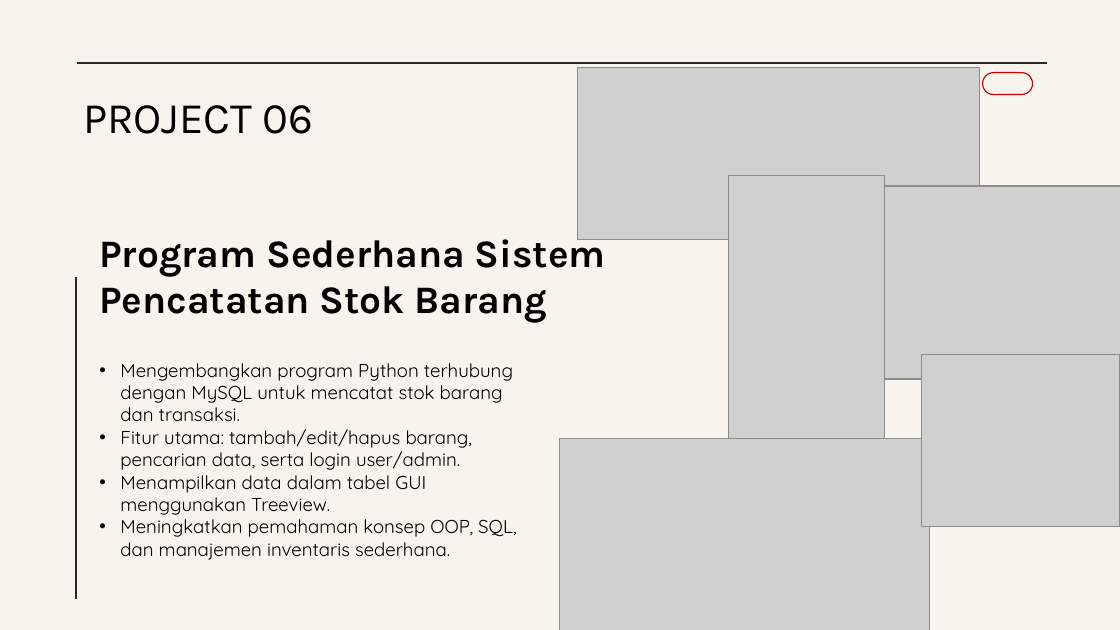
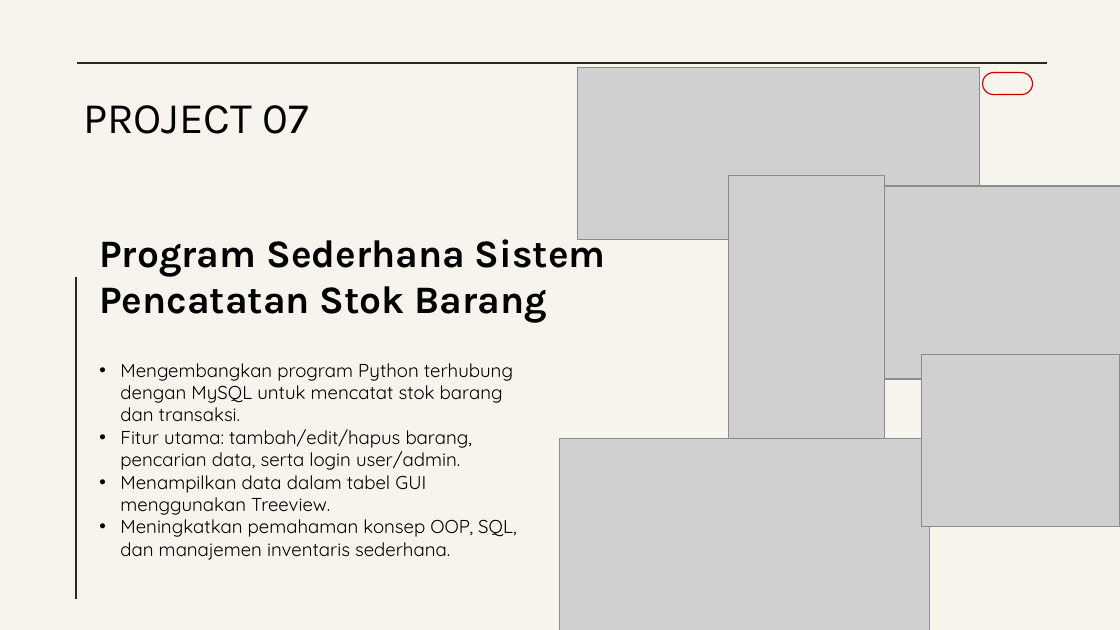
Before and after one commit to DisyaAriza/Project_magang, a slide deck: slide 11 of Portopolio Disya.pptx. Drawn at 1120x630 pixels with LibreOffice and Linux fonts; fonts in the diff are those of the drawing; grey boxes stand for pictures. Boxes give left, top, right and bottom in pixels: in the first picture for what was removed or moved away, otherwise in the second. Text is boxed around its words. In the diff, an @@ line names an element or a change of style, - is before the commit and + after.

```diff
--- a/Portopolio Disya.pptx
+++ b/Portopolio Disya.pptx
@@ title at (83, 105, 309, 134): text changed @@
-PROJECT 06
+PROJECT 07
```
Also in this commit, not shown: 1 other file.
